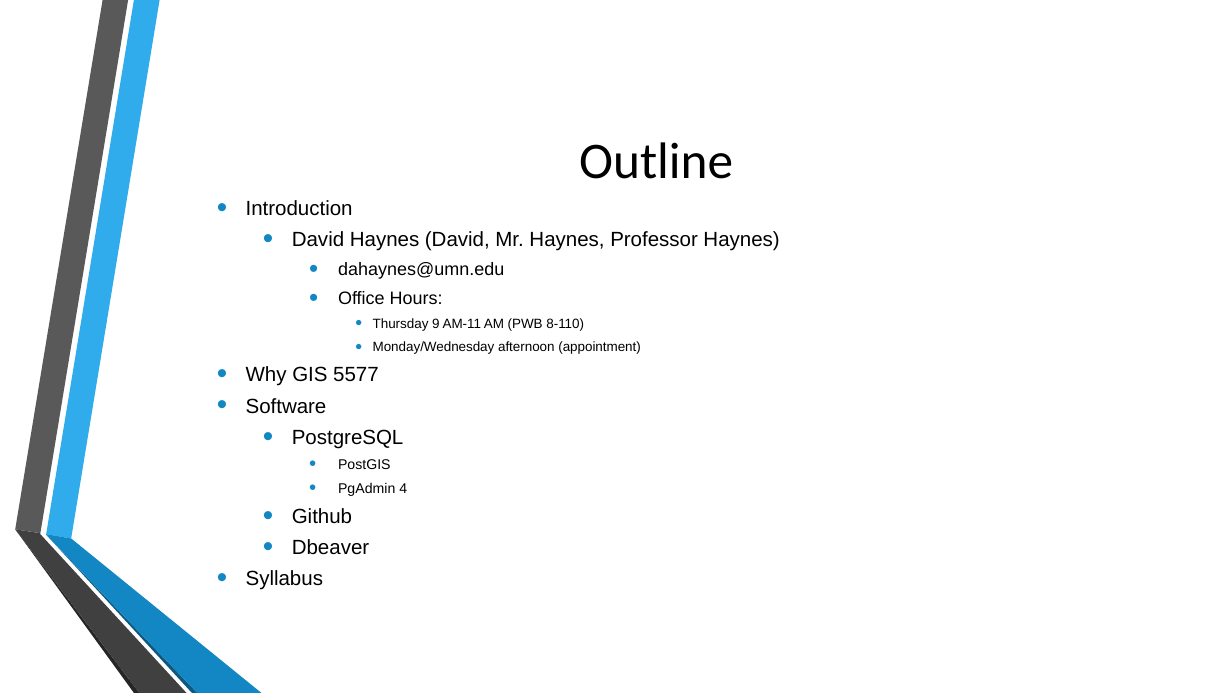
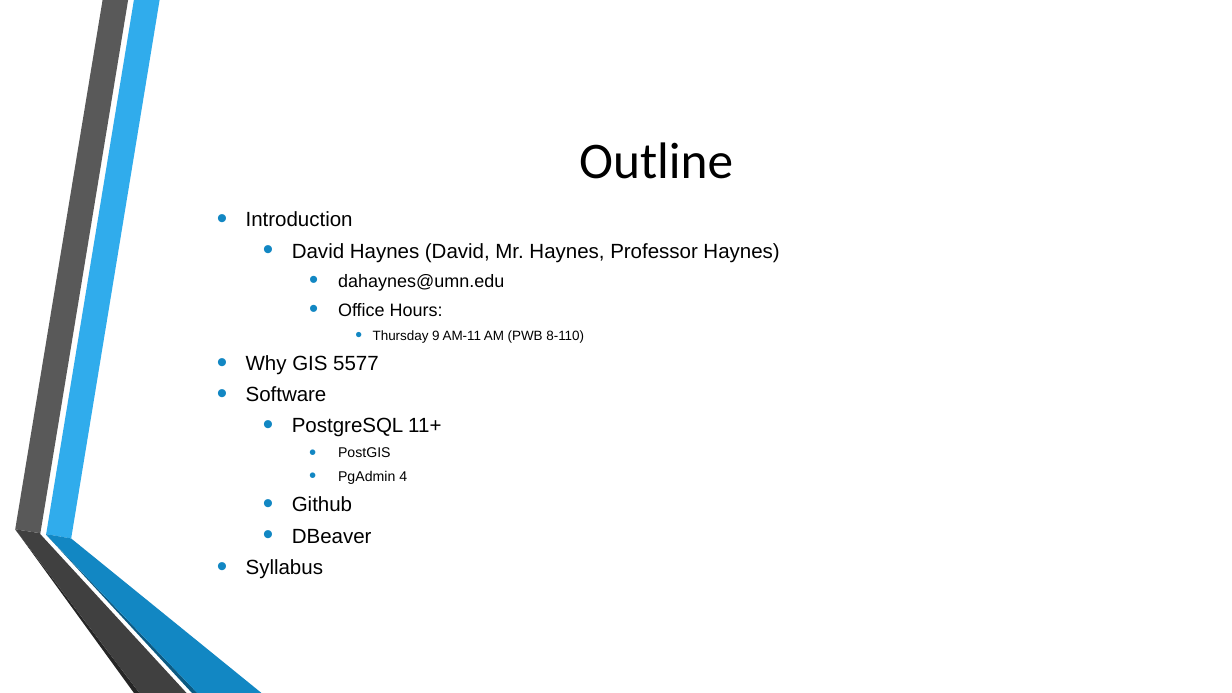
Before and after one commit to MGIS-UMN/GIS5577_week1, a slide deck: slide 2 of GIS5577.odp. Drawn at 1232x693 pixels with LibreOffice and Linux fonts; fonts in the diff are those of the drawing; background and template pictures are left out. Boxes give left, top, right and bottom in pixels: in the first picture for what was removed or moved away, otherwise in the second. Text is boxed around its words. In the diff, an @@ line names an element or a change of style, - is before the commit and + after.

```diff
--- a/GIS5577.odp
+++ b/GIS5577.odp
@@ text at (373, 341, 641, 354): paragraph removed @@
-      • Monday/Wednesday afternoon (appointment)
@@ text at (292, 417, 441, 437): text changed @@
-  • PostgreSQL
+  • PostgreSQL 11+
@@ text at (292, 529, 372, 544): text changed @@
-  • Dbeaver
+  • DBeaver
```
Also in this commit, not shown: 1 other file.
